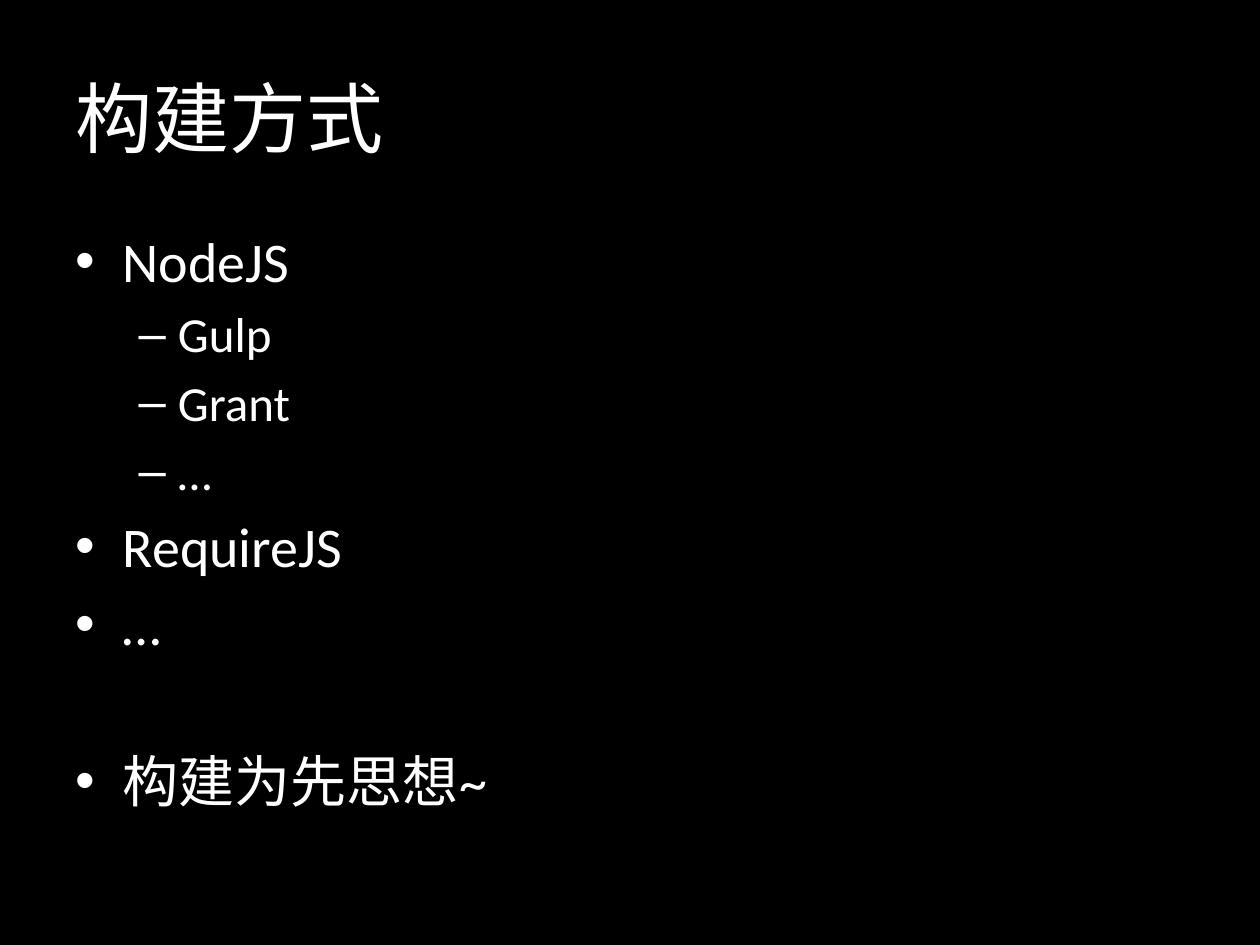
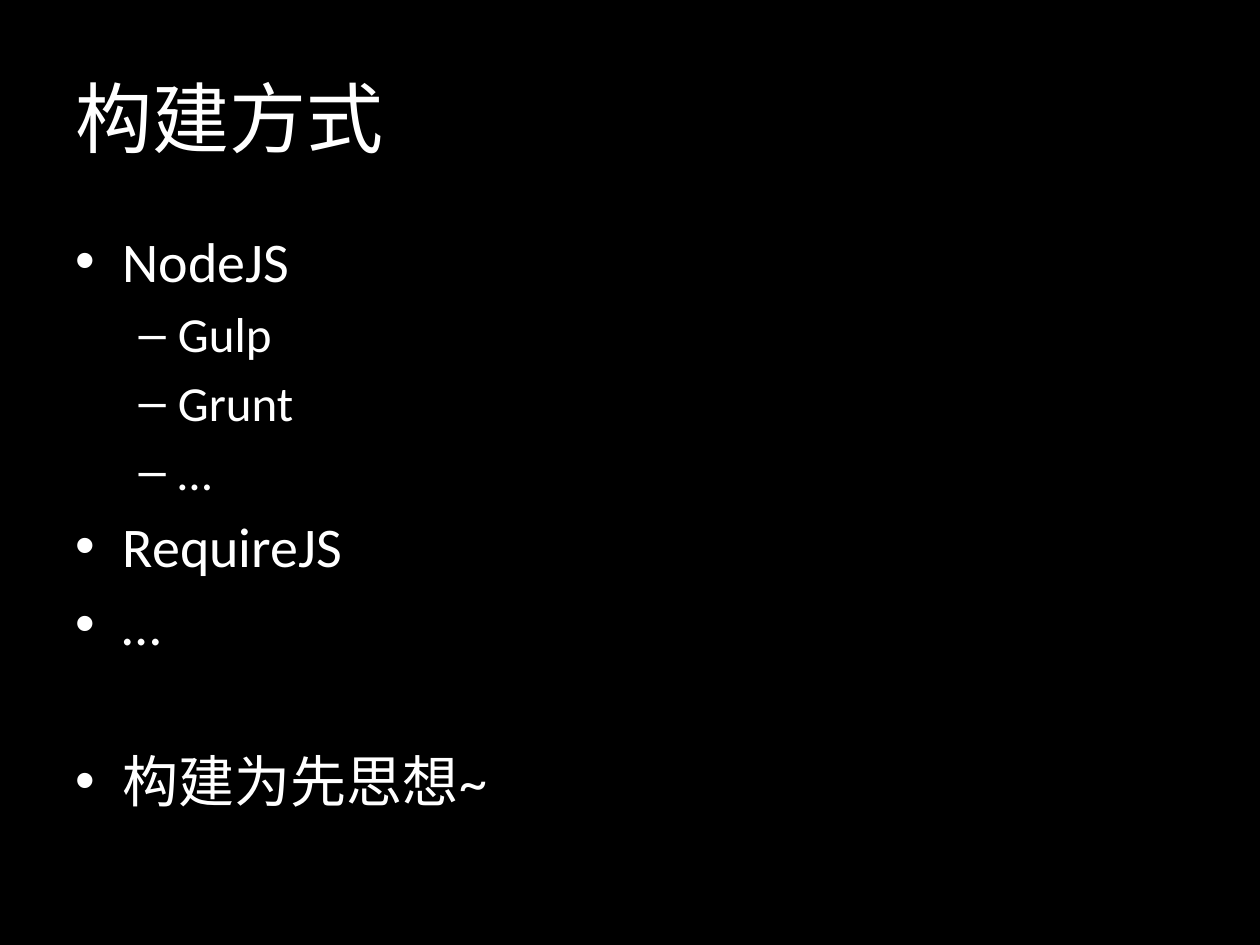
Before and after one commit to XScripter/Courses, a slide deck: slide 12 of 1. build h5 application/构建H5移动应用.pptx. Drawn at 1260x945 pixels with LibreOffice and Linux fonts; fonts in the diff are those of the drawing. Boxes give left, top, right and bottom in pixels: in the first picture for what was removed or moved away, otherwise in the second. Text is boxed around its words. In the diff, an @@ line names an element or a change of style, - is before the commit and + after.

```diff
--- a/1. build h5 application/构建H5移动应用.pptx
+++ b/1. build h5 application/构建H5移动应用.pptx
@@ text at (x1=178, y1=389, x2=293, y2=422): text changed @@
-  – Grant
+  – Grunt
```
Also in this commit, not shown: 1 other slide changed.
